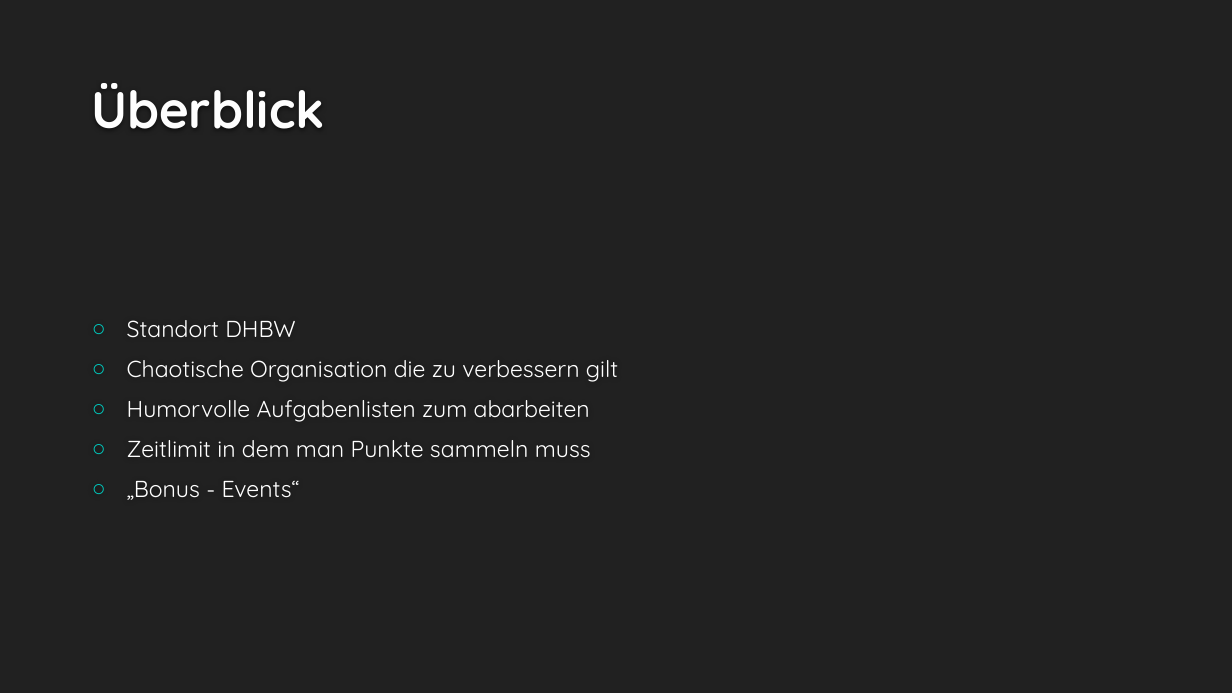
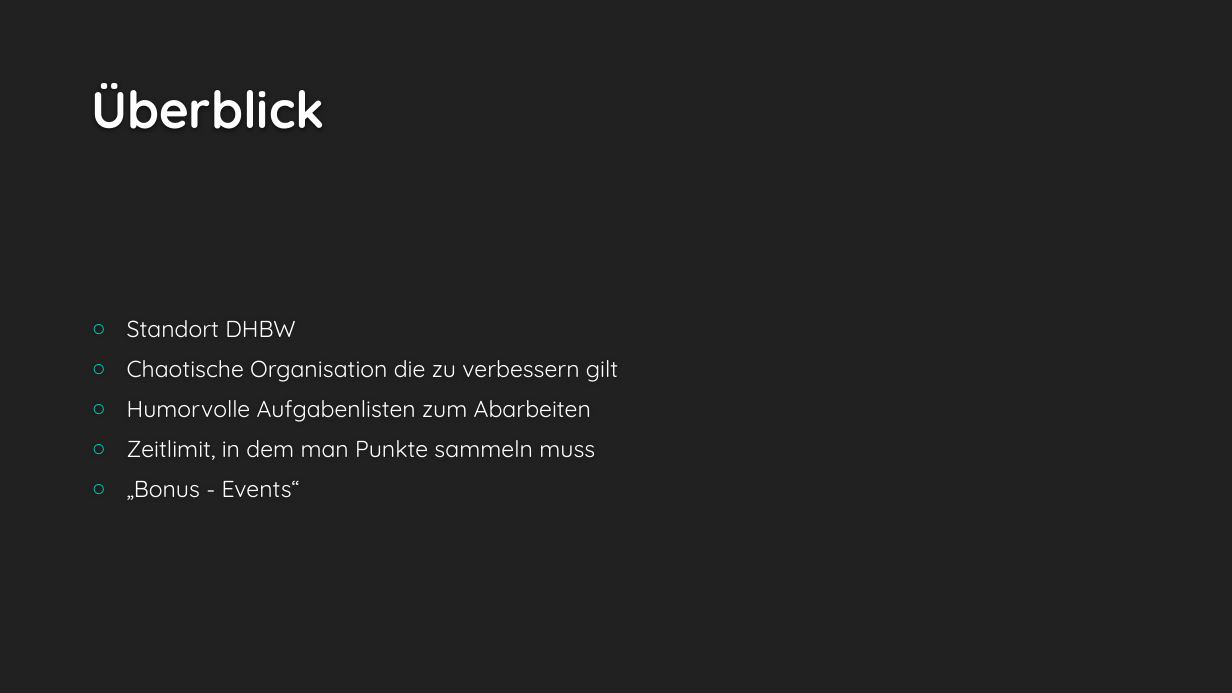
Before and after one commit to tecbeat/Sekretariat-Spiel, a slide deck: slide 4 of .prod/Spielidee Sekretariat.pptx (slide 2 before the commit). Drawn at 1232x693 pixels with LibreOffice and Linux fonts; fonts in the diff are those of the drawing; background and template pictures are left out. Boxes give left, top, right and bottom in pixels: in the first picture for what was removed or moved away, otherwise in the second. Text is boxed around its words. In the diff, an @@ line names an element or a change of style, - is before the commit and + after.

```diff
--- a/.prod/Spielidee Sekretariat.pptx
+++ b/.prod/Spielidee Sekretariat.pptx
@@ text at box(127, 400, 595, 460): text changed @@
-○ Humorvolle Aufgabenlisten zum abarbeiten
-○ Zeitlimit in dem man Punkte sammeln muss
+○ Humorvolle Aufgabenlisten zum Abarbeiten
+○ Zeitlimit, in dem man Punkte sammeln muss
```
Also in this commit, not shown: 1 other slide changed, 1 slide added, 1 slide removed.
